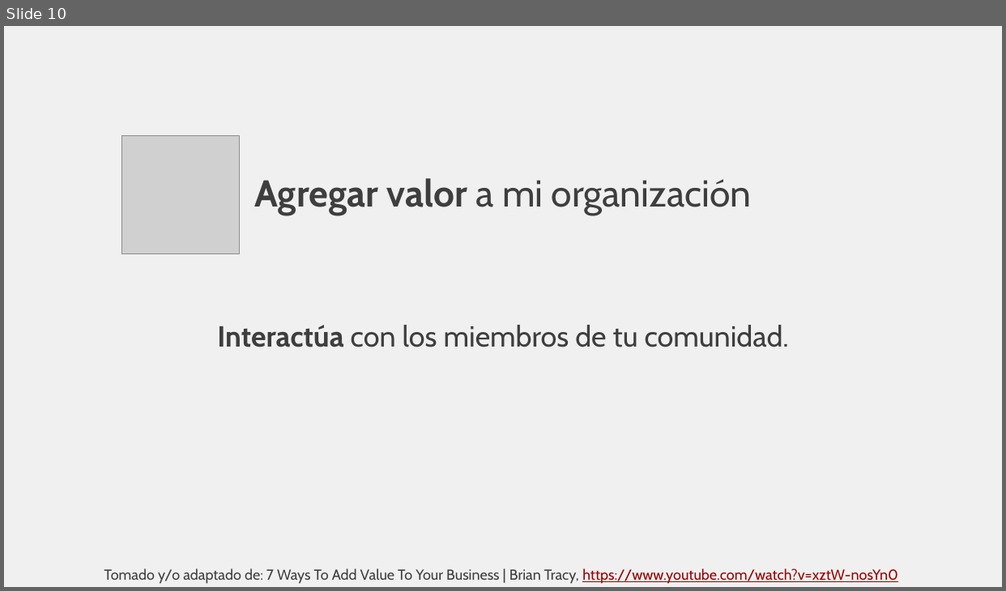
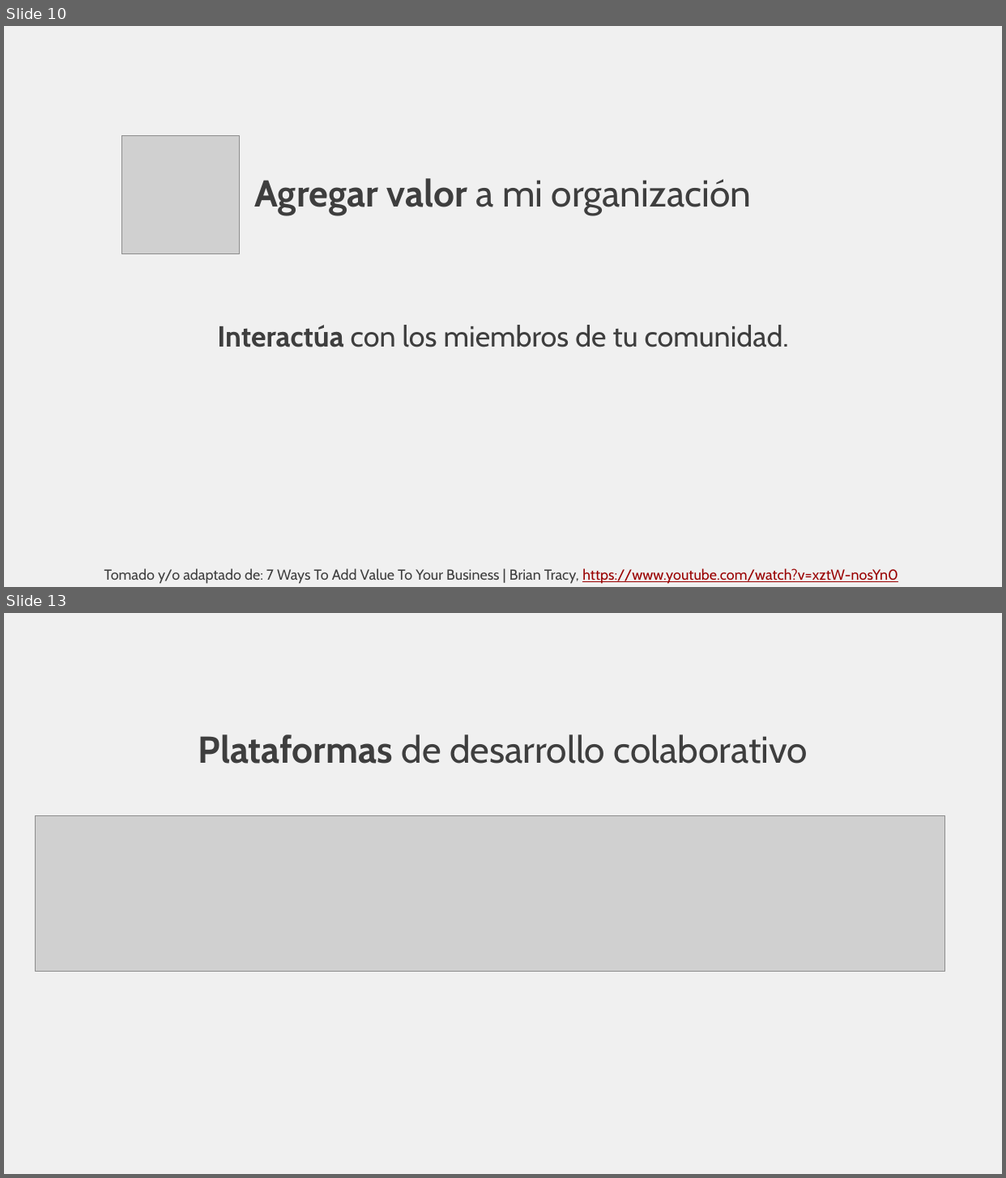
Before and after one commit to rcfdtools/R.TeachingResearchGuide, a slide deck: Section01/Section01.pptx. Shown one above the other, each under a label of ours: slide 10 before the commit, slides 10 and 13 after it; the slides between them are not shown. The pictures are 1006x591 and 1006x1178 pixels, drawn with LibreOffice and Linux fonts; fonts in the diff are those of the drawing; grey boxes stand for pictures. Boxes give left, top, right and bottom in pixels: in the first picture for what was removed or moved away, otherwise in the second. Text is boxed around its words. In the diff, an @@ line names an element or a change of style, - is before the commit and + after.

```diff
--- a/Section01/Section01.pptx
+++ b/Section01/Section01.pptx
@@ slide 13 added at (x1=4, y1=613, x2=1002, y2=1174), background #F0F0F0 @@
@@ title added at (x1=198, y1=735, x2=808, y2=764), 36 pt, text #3E3E3E @@
+Plataformas de desarrollo colaborativo
@@ picture added at (x1=36, y1=815, x2=946, y2=971) @@
```
Also in this commit, not shown: 4 slides changed, 2 other slides added, 1 other file.
